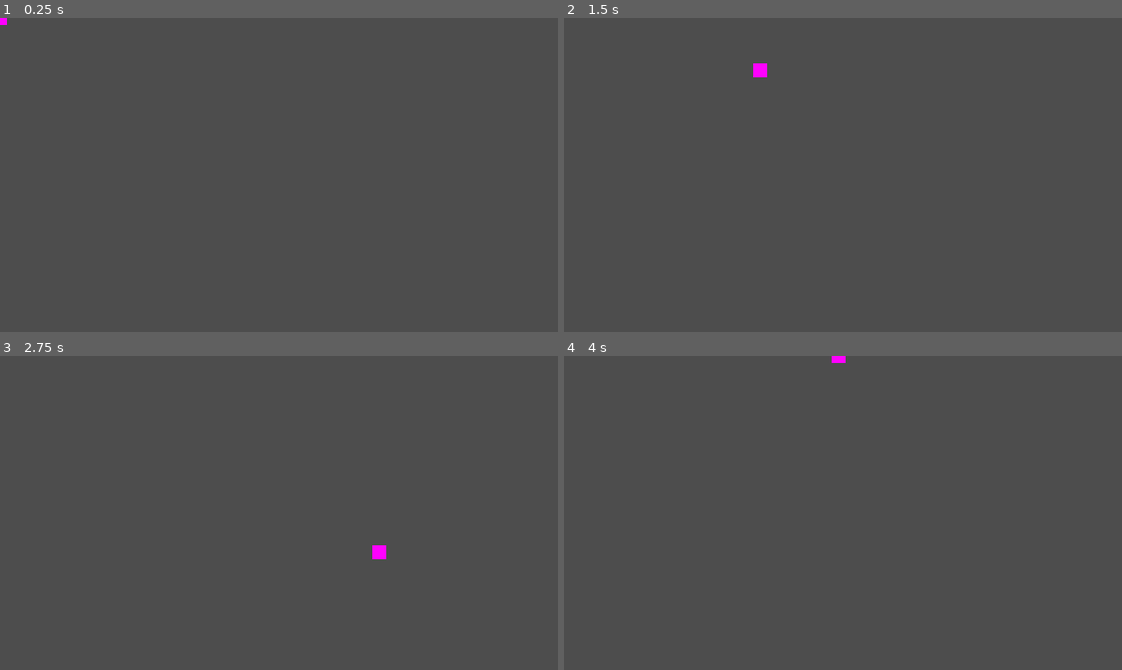
Above: before the commit, frames 1-4 (two rows, left to right).
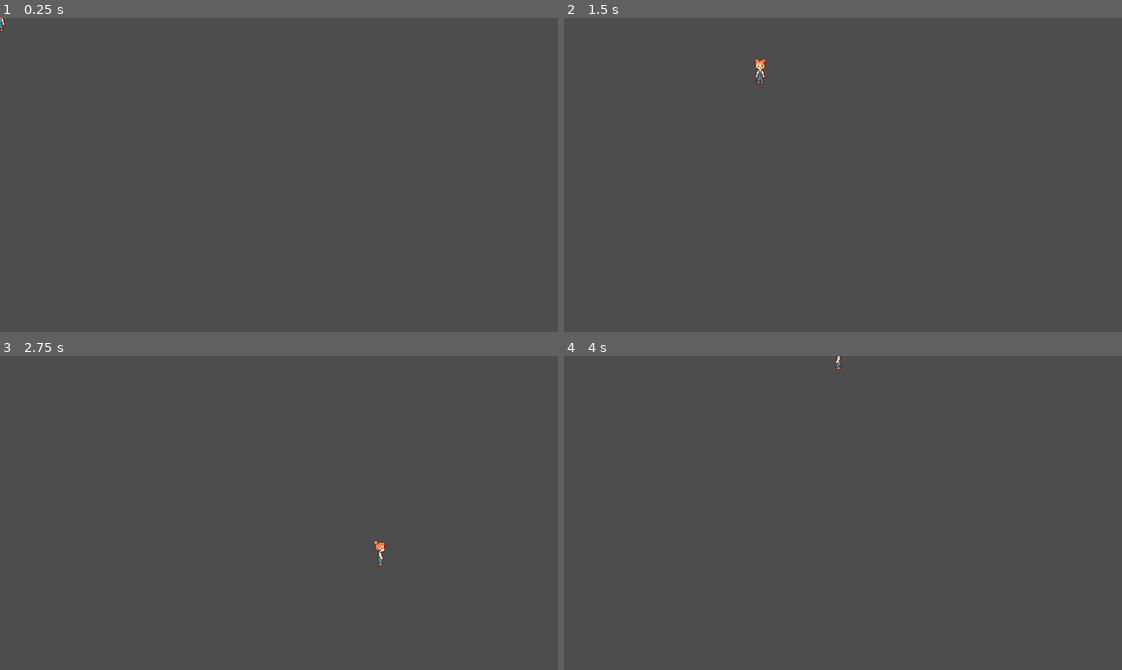
Above: after the commit, the same moments.

Repository: Toby56/aplantment
Game: Godot game, scene res://Scenes/main.tscn
Two runs of this game, one before a commit and one after it. Both use one fixed random seed, a clock stepped at 60 frames per second and the inputs below.
Inputs:
- Up to frame 1 (0.25 s): no input
- Up to frame 2 (1.5 s): tap Enter at 0.5 s; hold Right (ui_right) 0.53-1.28 s; hold Down (ui_down) from 1.28 s (still down)
- Up to frame 3 (2.75 s): release Down (ui_down) at 2.03 s; hold Right (ui_right) from 2.03 s (still down)
- Up to frame 4 (4 s): release Right (ui_right) at 2.78 s; hold Up (ui_up) 2.78-3.53 s; hold Left (ui_left) from 3.53 s (still down)

The runs differ from the first frame. In frame 1, less than 0.1% of the frame differs, in the area x 0-2%, y 0-5%; in frame 2, 0.2%, in the area x 33-37%, y 12-22%; in frame 3, 0.2%; in frame 4, less than 0.1%.

Commit message:
character movement

Diff:
--- a/Scenes/character_body_2d.gd
+++ b/Scenes/character_body_2d.gd
@@ -1,5 +1,5 @@
 extends CharacterBody2D
-
+@onready var sprite:AnimatedSprite2D = $CharacterSprite
 
 const SPEED = 300.0
 
@@ -13,8 +13,17 @@
 	if direction:
 		velocity.x = direction.x * SPEED
 		velocity.y = direction.y * SPEED
+		if velocity.y<0:
+			sprite.play("walk_up")
+		elif velocity.y>0:
+			sprite.play("walk_down")
+
+		if velocity.x>0:
+			sprite.play("walk_right")
+		elif velocity.x<0:
+			sprite.play("walk_left")
+
 	else:
-		velocity.x = move_toward(velocity.x, 0, SPEED*delta)
-		velocity.y = move_toward(velocity.y, 0, SPEED*delta)
-
+		velocity.x = move_toward(velocity.x, 0, SPEED)
+		velocity.y = move_toward(velocity.y, 0, SPEED)
 	move_and_slide()
--- a/Scenes/main.tscn
+++ b/Scenes/main.tscn
@@ -1,12 +1,65 @@
-[gd_scene load_steps=4 format=3 uid="uid://cqoypwldw4oug"]
+[gd_scene load_steps=8 format=3 uid="uid://cqoypwldw4oug"]
 
 [ext_resource type="Script" path="res://Scenes/character_body_2d.gd" id="1_pqhqc"]
+[ext_resource type="Texture2D" uid="uid://dmpsdwr5lcpns" path="res://sprites/png/player_left.ase.png" id="2_jejk4"]
+[ext_resource type="Texture2D" uid="uid://7tiipsejgtsq" path="res://sprites/png/player_down.ase.png" id="2_yj1ab"]
+[ext_resource type="Texture2D" uid="uid://sh54kcd13c68" path="res://sprites/png/player_right.ase.png" id="4_i7tvg"]
+[ext_resource type="Texture2D" uid="uid://dvn7gf2ehlxps" path="res://sprites/png/player_up.ase.png" id="5_wikwl"]
 
 [sub_resource type="RectangleShape2D" id="RectangleShape2D_c8xqo"]
 size = Vector2(16, 16)
 
-[sub_resource type="PlaceholderTexture2D" id="PlaceholderTexture2D_3mmbf"]
-size = Vector2(16, 16)
+[sub_resource type="SpriteFrames" id="SpriteFrames_u51qn"]
+animations = [{
+"frames": [{
+"duration": 1.0,
+"texture": ExtResource("2_jejk4")
+}, {
+"duration": 1.0,
+"texture": ExtResource("2_yj1ab")
+}, {
+"duration": 1.0,
+"texture": ExtResource("4_i7tvg")
+}, {
+"duration": 1.0,
+"texture": ExtResource("5_wikwl")
+}],
+"loop": true,
+"name": &"idle",
+"speed": 5.0
+}, {
+"frames": [{
+"duration": 1.0,
+"texture": ExtResource("2_yj1ab")
+}],
+"loop": true,
+"name": &"walk_down",
+"speed": 5.0
+}, {
+"frames": [{
+"duration": 1.0,
+"texture": ExtResource("2_jejk4")
+}],
+"loop": true,
+"name": &"walk_left",
+"speed": 5.0
+}, {
+"frames": [{
+"duration": 1.0,
+"texture": ExtResource("4_i7tvg")
+}],
+"loop": true,
+"name": &"walk_right",
+"speed": 5.0
+}, {
+"frames": [{
+"duration": 1.0,
+"texture": ExtResource("5_wikwl")
+}],
+"loop": true,
+"name": &"walk_up",
+"speed": 5.0
+}]
 
 [node name="Node2D" type="Node2D"]
 
@@ -14,7 +67,9 @@
 script = ExtResource("1_pqhqc")
 
 [node name="CollisionShape2D" type="CollisionShape2D" parent="CharacterBody2D"]
+position = Vector2(0, -8)
 shape = SubResource("RectangleShape2D_c8xqo")
 
-[node name="Sprite2D" type="Sprite2D" parent="CharacterBody2D"]
-texture = SubResource("PlaceholderTexture2D_3mmbf")
+[node name="CharacterSprite" type="AnimatedSprite2D" parent="CharacterBody2D"]
+sprite_frames = SubResource("SpriteFrames_u51qn")
+animation = &"walk_up"
Not shown, added: sprites/png/couch_1.ase.png.import
Not shown, added: sprites/png/player_down.ase.png.import
Not shown, added: sprites/png/player_left.ase.png.import
Not shown, added: sprites/png/player_right.ase.png.import
Not shown, added: sprites/png/player_up.ase.png.import
